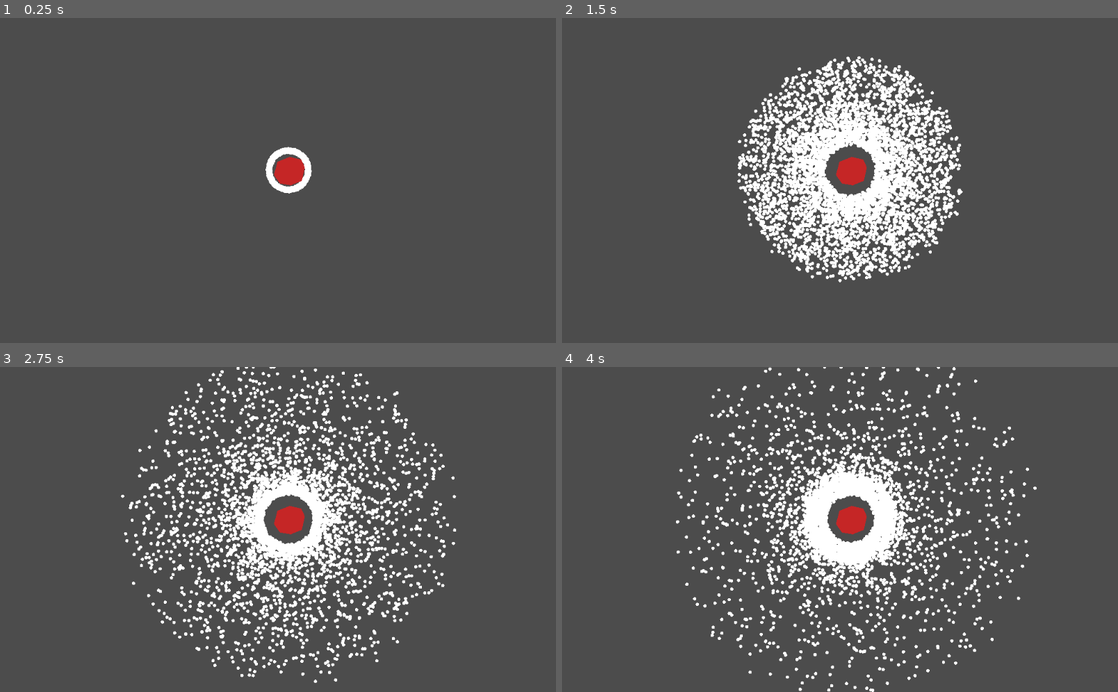
Above: before the commit, frames 1-4 (two rows, left to right).
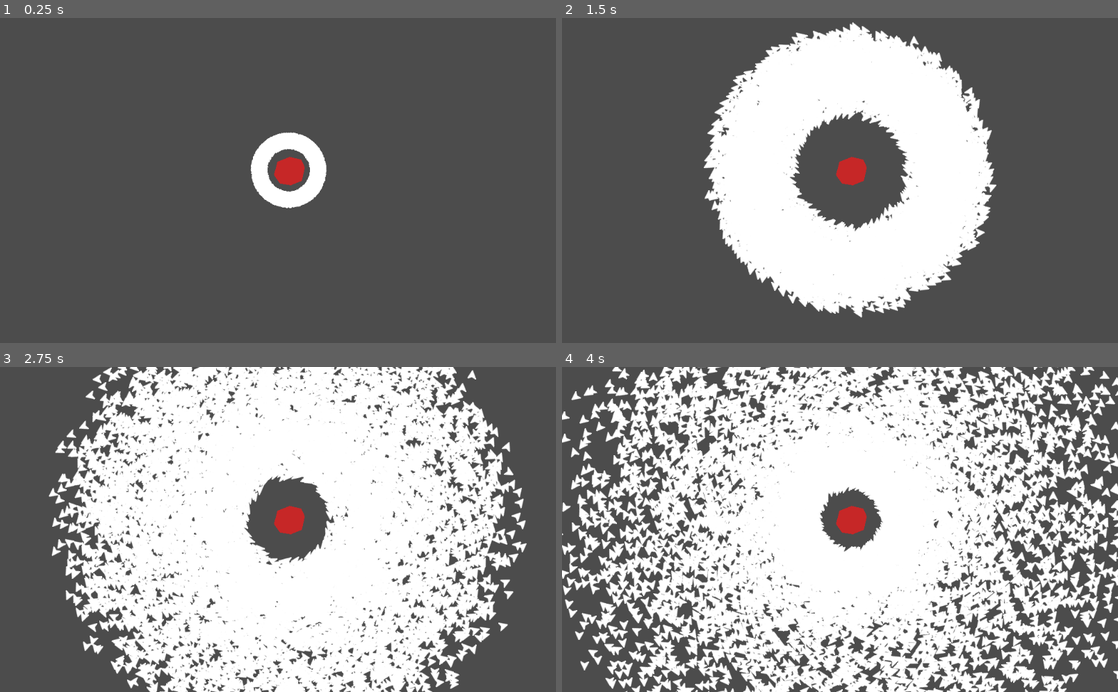
Above: after the commit, the same moments.

Repository: t-karcher/ShipTest
Game: Godot game, scene res://Main.tscn
Same seed, same stepped clock (60 frames per second), same inputs: the game is played once before the commit and once after it.
Inputs:
- Up to frame 1 (0.25 s): no input
- Up to frame 2 (1.5 s): no input
- Up to frame 3 (2.75 s): no input
- Up to frame 4 (4 s): no input

The runs differ from the first frame. In frame 1, 2.0% of the frame differs, in the area x 45-59%, y 35-59%; in frame 2, 27%; in frame 3, 59%; in frame 4, 64%, in the area x 0-100%, y 0-100%.

Commit message:
Update: GLES2 with VisualServer

Diff:
--- a/Main.gd
+++ b/Main.gd
@@ -1,6 +1,6 @@
 extends Node2D
 
-const SHIP_COUNT = 5000
+const SHIP_COUNT = 10000
 
 onready var planet_pos : Vector2 = $Planet.position
 
@@ -9,19 +9,24 @@
 var ship_prox  : PoolRealArray    = []
 var ship_speed : PoolRealArray    = []
 
+var ship_canvas_item = []
+var sprite = load("res://ship.png")
+
 func _ready():
 	for _i in range (SHIP_COUNT):
 		ship_pos.append(planet_pos)
 		ship_rot.append(2 * PI * randf())
-		ship_prox.append(0.4 + randf() * 1.6)
-		ship_speed.append(140 + randf() * 20)
+		ship_prox.append(.2 + randf() * .8)
+		ship_speed.append(130 + randf() * 40)
+
+		var item = VisualServer.canvas_item_create()
+		VisualServer.canvas_item_set_parent(item, get_canvas_item())
+		VisualServer.canvas_item_add_texture_rect (item, Rect2(sprite.get_size() / 2, sprite.get_size()), sprite)
+
+		ship_canvas_item.append(item)
 
 func _process(delta):
 	for i in range (SHIP_COUNT):
 		ship_rot[i] = lerp_angle(ship_rot[i], (planet_pos - ship_pos[i]).angle(), ship_prox[i] * delta)
 		ship_pos[i] += Vector2(1,0).rotated(ship_rot[i]) * ship_speed[i] * delta
-	update()
-
-func _draw():
-	for i in range (SHIP_COUNT):
-		draw_circle(ship_pos[i], 3, Color.white)
+		VisualServer.canvas_item_set_transform(ship_canvas_item[i], Transform2D(ship_rot[i], ship_pos[i]))
--- a/project.godot
+++ b/project.godot
@@ -25,4 +25,6 @@
 
 [rendering]
 
+quality/driver/driver_name="GLES2"
+quality/intended_usage/framebuffer_allocation=1
 environment/default_environment="res://default_env.tres"
Binary file added: ship.png
